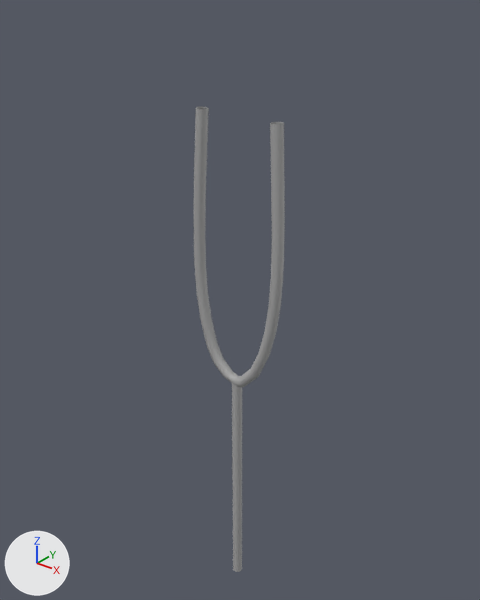
Two versions of the FBX model Assets/Art/MESHS/SM_Kit_TrainBar01.fbx, one commit apart.
Both versions are drawn from a 50 mm lens placed at (2.005, -2.481, 3.516), pointed at (-0.066, 0.107, 1.911). Arrows for +X, +Y and +Z are at lower left; the lights stay in place. The older version comes first. Where no turn or scale is listed for an object, it has been applied to the vertices.

Before the edit, the objects in view are built like this:
```python
me_mesh = bpy.data.meshes.new('Mesh')
me_mesh.from_pydata(...)  # 208 vertices, 188 faces; spans x -0.29..0.29, y -0.03..0.03, z 0.0..2.95
me_mesh.materials.append(mat_standardsurface1)  # grey #aaaaaa
ob_sm_kit_trainbar01 = bpy.data.objects.new('SM_Kit_TrainBar01', me_mesh)
ob_sm_kit_trainbar01.location = (0.0, 0.0, 0.0)
```
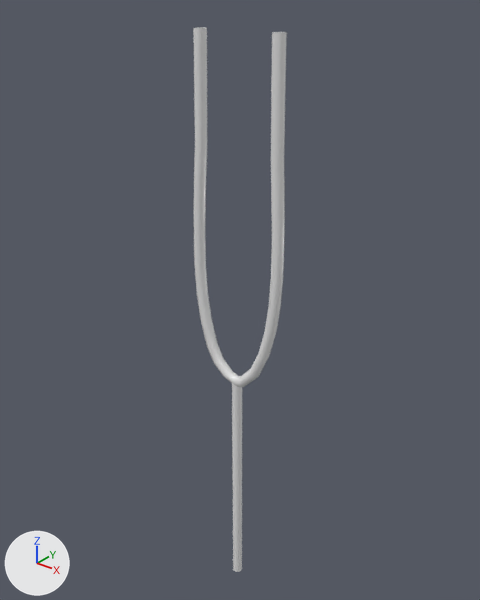
The change in detail:
Material 'M_SM_Kit_Train' (mat_m_sm_kit_train) is new.
Its base color is (0.8, 0.8, 0.8) (white #e7e7e7).
Its roughness is 0.2.
me_mesh is used by ob_sm_kit_trainbar01; location (0.0, 0.0, 0.0).
me_mesh had 208 vertices, 188 faces and spanned x -0.29..0.29, y -0.03..0.03, z 0.0..2.95.
me_mesh no longer uses material mat_standardsurface1 (grey #aaaaaa).
me_mesh now has 208 vertices, 188 faces and spans x -0.29..0.29, y -0.03..0.03, z 0.0..3.31.
me_mesh part 1: all 16 vertices in x -0.25..0.27, y -0.03..0.03, z 2.93..2.95 are moved by (0.0, 0.0, 0.37).
me_mesh gains material mat_m_sm_kit_train (white #e7e7e7).

Boxes [x1, y1, x2, y2] around the edits, measured in the pictures (480 x 600 px; the box of a moved part takes in the faces that stretch with it):
'SM_Kit_TrainBar01', recoloured, reshaped (grey to white, 17% taller): before [194, 106, 285, 572]; after [193, 27, 287, 572]
part 1 of me_mesh, moved or reshaped: before [195, 106, 284, 158]; after [193, 27, 287, 158]
